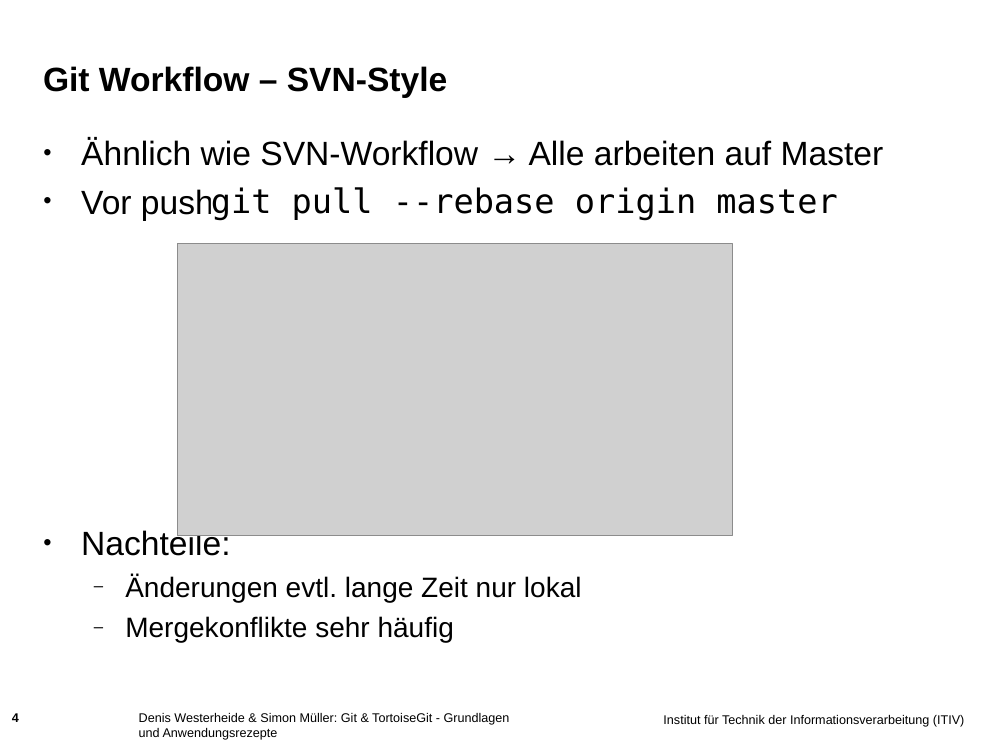
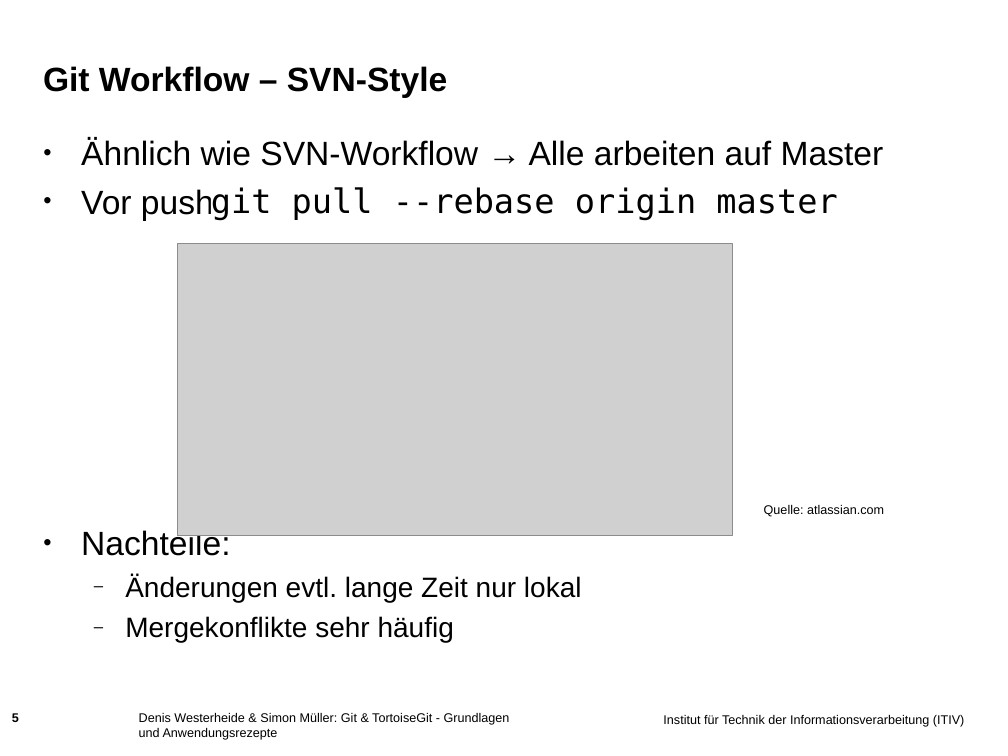
Before and after one commit to muellesi/PSE_2018, a slide deck: slide 5 of Präsentation/Simon/Praesentationsfolien_Simon.ppt (slide 4 before the commit). Drawn at 1008x756 pixels with LibreOffice and Linux fonts; fonts in the diff are those of the drawing; grey boxes stand for pictures; background and template pictures are left out. Boxes give left, top, right and bottom in pixels: in the first picture for what was removed or moved away, otherwise in the second. Text is boxed around its words. In the diff, an @@ line names an element or a change of style, - is before the commit and + after.

```diff
--- a/Präsentation/Simon/Praesentationsfolien_Simon.ppt
+++ b/Präsentation/Simon/Praesentationsfolien_Simon.ppt
@@ text added at [764, 505, 884, 517], 9 pt, text #000000 @@
+Quelle: atlassian.com
@@ page number at [12, 712, 19, 725]: text changed @@
-4
+5
```
Also in this commit, not shown: 4 other slides changed, 1 slide added, 2 other files.
